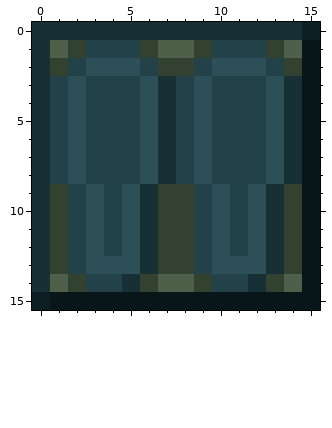
Pixel-art sprite -- Assets/4_Images/Block/GroundCold.png. Above is the file before it was changed.
The file is 16x16 pixels. Colours within 5 levels of each other are drawn and written as one.
Now the later version:
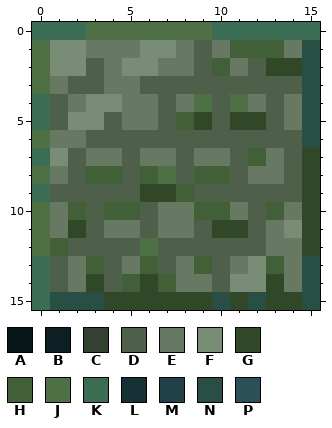
Palette (. is transparent): A #081619  B #0d1f22  C #334130  D #4f604a  E #677963  F #798c75  G #304828  H #426038  J #4f7044  K #3b6d55  L #173035  M #234148  N #294e45  P #2d4f57
Change:
Changed rows in their new state; - is an unchanged pixel.
first column x 0:
 0 KKKJJJJJJJKKKKKK
 1 JFFEEEFFEDEHHHEN
 2 JFFDEFFEEDHEDGGN
 3 JEDDEEDDDDDDDDDN
 4 KDEFFEEDEJDJEDEN
 5 KDFFDEEDHGDGGDEN
 6 JEEDDDDDDDDDDDDN
 7 KFDEEDEEDEEDHEDG
 8 JEDHHDHJDHHDEEDG
 9 KDDDDDGGHDDDDDDG
10 JEHDHHDEEHHEDHEG
11 JEGDEEDEEDGGDEFG
12 JHDDDDJDDDDDDEEG
13 KDEHDEHDEHDEFHEN
14 K-EGDHGHEEDFFGEN
15 KNNNGGGGGGNGNGGN
Boxes around the changes in both pictures, in picture pixels (x1, y1, x2, y2):
changed: (32, 22, 320, 310)
